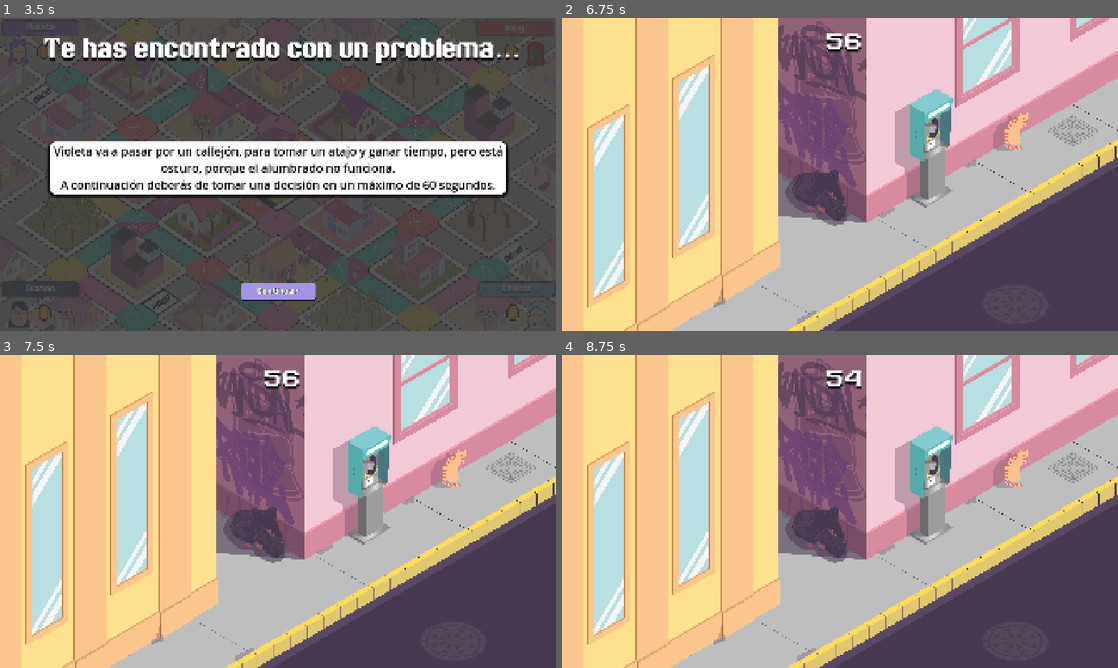
Above: before the commit, frames 1-4 (two rows, left to right).
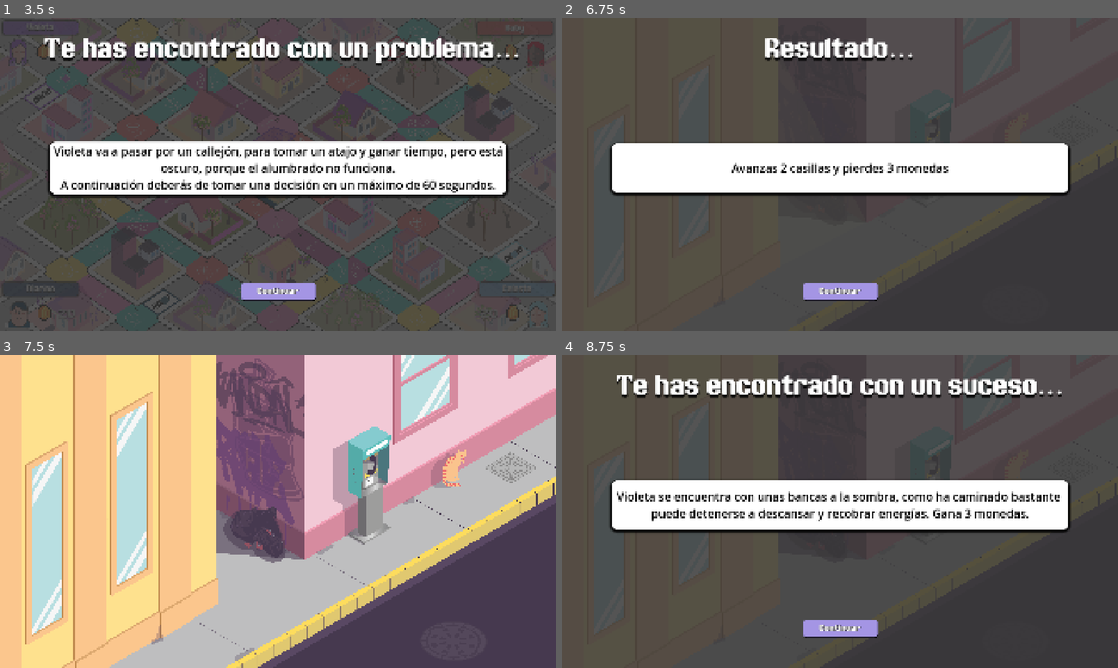
Above: after the commit, the same moments.

Repository: AleML1024/Ciudad-Magenta
Game: Godot game, scene res://scenes/MainMenu.tscn
Two runs of this game, one before a commit and one after it. Both use one fixed random seed, a clock stepped at 60 frames per second and the inputs below.
Inputs (mouse positions are in pixels of both pictures, inside the frame that each line leads up to):
- Up to frame 1 (3.5 s): click "Jugar" at 0.5 s; click "Comenzar" at 1.25 s; click "Continuar" at 2 s; move the mouse to (400, 158) at 2.77 s; click (400, 158) at 2.92 s
- Up to frame 2 (6.75 s): click "Continuar" at 3.5 s; click (678, 155) at 4.27 s; tap Enter at 5 s; move the mouse to (728, 190) at 5.02 s; click (728, 190) at 5.17 s; move the mouse to (895, 105) at 5.77 s; click (895, 105) at 5.92 s; tap Space at 6.5 s; move the mouse to (812, 237) at 6.52 s; click (812, 237) at 6.67 s
- Up to frame 3 (7.5 s): click (278, 627) at 7.25 s, where only the run after the commit has a clickable "Continuar"
- Up to frame 4 (8.75 s): tap Enter at 8 s; move the mouse to (1006, 558) at 8.02 s; click (1006, 558) at 8.17 s

Frame 1 is identical in both runs. In frame 2, 87% of the frame differs, in the area x 0-100%, y 0-100%; in frame 3, 0.3%; in frame 4, 87%.

Commit message:
Escena de decisiones con ilustraciones implementada. Bug pendiente sobre indices de resultados en relación a la opción

Diff:
--- a/scenes/IllustratedDecisionScreen.tscn
+++ b/scenes/IllustratedDecisionScreen.tscn
@@ -20,19 +20,12 @@
 anchor_bottom = 1.0
 grow_horizontal = 2
 grow_vertical = 2
+mouse_filter = 2
 metadata/_edit_lock_ = true
 
-[node name="Background" type="TextureRect" parent="Control"]
-layout_mode = 1
-anchors_preset = 15
-anchor_right = 1.0
-anchor_bottom = 1.0
-grow_horizontal = 2
-grow_vertical = 2
+[node name="DecisionContainer" type="Control" parent="Control"]
+anchors_preset = 0
 mouse_filter = 2
-expand_mode = 3
-
-[node name="Hotspots" type="Node" parent="Control"]
 
 [node name="Timer" type="Timer" parent="Control"]
 wait_time = 60.0
--- /dev/null
+++ b/scenes/decisions/V_D_1.tscn
@@ -0,0 +1,173 @@
+[gd_scene load_steps=8 format=3 uid="uid://cubes54w6e1c3"]
+
+[ext_resource type="Script" uid="uid://csxvn7j1ojcg1" path="res://scripts/ui/illustrated_decision.gd" id="1_gmeyq"]
+[ext_resource type="Texture2D" uid="uid://dtjs1vhf76iob" path="res://assets/backgrounds/decisions/V_D_1.png" id="1_sdvyk"]
+[ext_resource type="Script" uid="uid://iagumhxcwm2s" path="res://scripts/ui/hotspot.gd" id="2_sdvyk"]
+[ext_resource type="FontFile" uid="uid://bquy73w767mk1" path="res://assets/fonts/PublicPixel-rv0pA.ttf" id="3_n5k2h"]
+
+[sub_resource type="StyleBoxFlat" id="StyleBoxFlat_miypx"]
+bg_color = Color(0.33004424, 0.35801113, 0.39911515, 0.43529412)
+corner_radius_top_left = 10
+corner_radius_top_right = 10
+corner_radius_bottom_right = 10
+corner_radius_bottom_left = 10
+
+[sub_resource type="LabelSettings" id="LabelSettings_miypx"]
+font = ExtResource("3_n5k2h")
+font_size = 9
+
+[sub_resource type="LabelSettings" id="LabelSettings_lsugr"]
+font = ExtResource("3_n5k2h")
+font_size = 64
+shadow_size = 0
+shadow_color = Color(0, 0, 0, 1)
+shadow_offset = Vector2(1, 9.225)
+
+[node name="V_D_1" type="CanvasLayer"]
+script = ExtResource("1_gmeyq")
+
+[node name="Control" type="Control" parent="."]
+layout_mode = 3
+anchors_preset = 15
+anchor_right = 1.0
+anchor_bottom = 1.0
+grow_horizontal = 2
+grow_vertical = 2
+mouse_filter = 2
+
+[node name="Background" type="TextureRect" parent="Control"]
+layout_mode = 1
+anchors_preset = 15
+anchor_right = 1.0
+anchor_bottom = 1.0
+offset_left = -0.09893799
+offset_right = 0.09887695
+grow_horizontal = 2
+grow_vertical = 2
+mouse_filter = 2
+texture = ExtResource("1_sdvyk")
+expand_mode = 3
+
+[node name="Hotspots" type="Node" parent="Control"]
+
+[node name="Hotspot1" type="Area2D" parent="Control/Hotspots"]
+script = ExtResource("2_sdvyk")
+
+[node name="CollisionPolygon2D" type="CollisionPolygon2D" parent="Control/Hotspots/Hotspot1"]
+position = Vector2(1, 2)
+polygon = PackedVector2Array(754, 855, 1051, 705, 749, 120, 749, 766, 754, 768)
+
+[node name="Highlight" type="Polygon2D" parent="Control/Hotspots/Hotspot1"]
+visible = false
+
+[node name="InfoPanel" type="Panel" parent="Control/Hotspots/Hotspot1"]
+visible = false
+offset_left = 781.0
+offset_top = 431.0
+offset_right = 959.0
+offset_bottom = 526.0
+mouse_filter = 2
+theme_override_styles/panel = SubResource("StyleBoxFlat_miypx")
+
+[node name="Label" type="Label" parent="Control/Hotspots/Hotspot1/InfoPanel"]
+layout_mode = 1
+anchors_preset = 15
+anchor_right = 1.0
+anchor_bottom = 1.0
+grow_horizontal = 2
+grow_vertical = 2
+text = "Seguir por ese camino aunque esté oscuro"
+label_settings = SubResource("LabelSettings_miypx")
+horizontal_alignment = 1
+vertical_alignment = 1
+autowrap_mode = 3
+
+[node name="Hotspot2" type="Area2D" parent="Control/Hotspots"]
+script = ExtResource("2_sdvyk")
+
+[node name="CollisionPolygon2D" type="CollisionPolygon2D" parent="Control/Hotspots/Hotspot2"]
+polygon = PackedVector2Array(1920, 417, 1776, 500, 1608, 387, 1705, 1, 1920, 0)
+
+[node name="Highlight" type="Polygon2D" parent="Control/Hotspots/Hotspot2"]
+visible = false
+
+[node name="InfoPanel" type="Panel" parent="Control/Hotspots/Hotspot2"]
+visible = false
+offset_left = 1709.0
+offset_top = 173.0
+offset_right = 1887.0
+offset_bottom = 268.0
+mouse_filter = 2
+theme_override_styles/panel = SubResource("StyleBoxFlat_miypx")
+
+[node name="Label" type="Label" parent="Control/Hotspots/Hotspot2/InfoPanel"]
+layout_mode = 1
+anchors_preset = 15
+anchor_right = 1.0
+anchor_bottom = 1.0
+grow_horizontal = 2
+grow_vertical = 2
+text = "Irse por el camino más largo"
+label_settings = SubResource("LabelSettings_miypx")
+horizontal_alignment = 1
+vertical_alignment = 1
+autowrap_mode = 3
+
+[node name="Hotspot3" type="Area2D" parent="Control/Hotspots"]
+script = ExtResource("2_sdvyk")
+
+[node name="CollisionPolygon2D" type="CollisionPolygon2D" parent="Control/Hotspots/Hotspot3"]
+polygon = PackedVector2Array(1256, 652, 1349, 598, 1349, 592, 1321, 578, 1321, 452, 1339, 442, 1349, 277, 1293, 245, 1199, 297, 1200, 470, 1233, 489, 1234, 596, 1201, 615, 1201, 621)
+
+[node name="Highlight" type="Polygon2D" parent="Control/Hotspots/Hotspot3"]
+visible = false
+polygon = PackedVector2Array(1256, 652, 1349, 598, 1349, 592, 1321, 578, 1321, 452, 1339, 442, 1349, 277, 1293, 245, 1199, 297, 1200, 470, 1233, 489, 1234, 596, 1201, 615, 1201, 621)
+
+[node name="InfoPanel" type="Panel" parent="Control/Hotspots/Hotspot3"]
+visible = false
+offset_left = 1185.0
+offset_top = 334.0
+offset_right = 1363.0
+offset_bottom = 429.0
+mouse_filter = 2
+theme_override_styles/panel = SubResource("StyleBoxFlat_miypx")
+
+[node name="Label" type="Label" parent="Control/Hotspots/Hotspot3/InfoPanel"]
+layout_mode = 1
+anchors_preset = 15
+anchor_right = 1.0
+anchor_bottom = 1.0
+grow_horizontal = 2
+grow_vertical = 2
+text = "Reportar el fallo en el tendido eléctrico y la municipalidad lo soluciona"
+label_settings = SubResource("LabelSettings_miypx")
+horizontal_alignment = 1
+vertical_alignment = 1
+autowrap_mode = 3
+
+[node name="Timer" type="Timer" parent="."]
+wait_time = 60.0
+
+[node name="Label" type="Label" parent="Timer"]
+visible = false
+anchors_preset = -1
+anchor_left = 0.47500002
+anchor_top = 0.041
+anchor_right = 0.54200006
+anchor_bottom = 0.115
+offset_left = -6.1035156e-05
+offset_top = -0.2800026
+offset_right = 3.3598633
+offset_bottom = 8.799995
+text = "60"
+label_settings = SubResource("LabelSettings_lsugr")
+
+[connection signal="input_event" from="Control/Hotspots/Hotspot1" to="Control/Hotspots/Hotspot1" method="_on_input_event"]
+[connection signal="mouse_entered" from="Control/Hotspots/Hotspot1" to="Control/Hotspots/Hotspot1" method="_on_mouse_entered"]
+[connection signal="mouse_exited" from="Control/Hotspots/Hotspot1" to="Control/Hotspots/Hotspot1" method="_on_mouse_exited"]
+[connection signal="input_event" from="Control/Hotspots/Hotspot2" to="Control/Hotspots/Hotspot2" method="_on_input_event"]
+[connection signal="mouse_entered" from="Control/Hotspots/Hotspot2" to="Control/Hotspots/Hotspot2" method="_on_mouse_entered"]
+[connection signal="mouse_exited" from="Control/Hotspots/Hotspot2" to="Control/Hotspots/Hotspot2" method="_on_mouse_exited"]
+[connection signal="input_event" from="Control/Hotspots/Hotspot3" to="Control/Hotspots/Hotspot3" method="_on_input_event"]
+[connection signal="mouse_entered" from="Control/Hotspots/Hotspot3" to="Control/Hotspots/Hotspot3" method="_on_mouse_entered"]
+[connection signal="mouse_exited" from="Control/Hotspots/Hotspot3" to="Control/Hotspots/Hotspot3" method="_on_mouse_exited"]
--- a/scripts/managers/card_manager.gd
+++ b/scripts/managers/card_manager.gd
@@ -57,7 +57,7 @@
 				"id": "V_D_1",
 				"text": "Violeta va a pasar por un callejón, para tomar un atajo y ganar tiempo, pero está oscuro, porque el alumbrado no funciona.
 							A continuación deberás de tomar una decisión en un máximo de 60 segundos.",
-				"image": "res://assets/backgrounds/V_D_1.png",
+				"illustrated_scene": "res://scenes/decisions/V_D_1.tscn",
 				"options" : [
 					{
 						"text": "Seguir por ese camino aunque esté oscuro.",
@@ -72,41 +72,6 @@
 						"result": { "text": "Avanzas 1 casilla y ganas 3 monedas", "coins": 3, "move": 1}
 					}
 				],
-				"hotspots": [
-					{
-						"polygon": [
-							Vector2(2755.099, 856.0),
-							Vector2(1051.099, 707.0),
-							Vector2(750.099, 258.0),
-						]
-					},
-					{
-						"polygon": [
-							Vector2(1807.099, 480.0),
-							Vector2(1652.099, 358.0),
-							Vector2(1921.099, 0.0),
-							Vector2(1919.099, 415.0),
-						]
-					},
-					{
-						"polygon": [
-							Vector2(1201.099, 614.0),
-							Vector2(1201.099, 620.0),
-							Vector2(1255.099, 652.0),
-							Vector2(1348.099, 599.0),
-							Vector2(1348.099, 593.0),
-							Vector2(1321.099,577.0),
-							Vector2(1321.099,452.0),
-							Vector2(1340.099,441.0),
-							Vector2(1349.099,277.0),
-							Vector2(1293.099,244.0),
-							Vector2(1199.099,298.0),
-							Vector2(1201.099,470.0),
-							Vector2(1233.099,488.0),
-							Vector2(1233.099,596.0)
-						]
-					},
-				]
 			},
 
 		]
--- a/scripts/managers/game_manager.gd
+++ b/scripts/managers/game_manager.gd
@@ -172,13 +172,14 @@
 
 func _on_problem_continue():
 	$TextScreen.visible = false
-	$DecisionOptionsScreen.visible = true
 
 	var player = players[current_player_index]
 	var card = player.pending_decision_card
-	if card.has("image"):
+
+	if card.has("illustrated_scene"):
 		show_illustrated_decision(card)
 	else:
+		$DecisionOptionsScreen.visible = true
 		decision_options_ui.show_decision(card)
 
 func show_illustrated_decision(card):
--- a/scripts/ui/hotspot.gd
+++ b/scripts/ui/hotspot.gd
@@ -2,29 +2,79 @@
 
 signal option_clicked(index)
 
-@export var option_index = 0
+@export var option_index: int = 0
+
+@onready var highlight = $Highlight
+@onready var info_panel = $InfoPanel
+@onready var info_label = $InfoPanel/Label
+
+var highlight_tween: Tween
+
 
 func _ready():
-	print("Hotspot listo")
+	mouse_entered.connect(_on_mouse_entered)
+	mouse_exited.connect(_on_mouse_exited)
+	input_event.connect(_on_input_event)
+
+	highlight.polygon = $CollisionPolygon2D.polygon
 	input_pickable = true
 
-func set_polygon(points):
-	$CollisionPolygon2D.polygon = points
-	$Highlight.polygon = points
+	highlight.visible = false
+	info_panel.visible = false
 
-	print("Puntos:", points.size())
-	print("Collision:", $CollisionPolygon2D.polygon)
+	highlight.color = Color(1.0, 1.0, 0.711, 0.0)
+
 
 func _on_mouse_entered():
-	print("ENTER", option_index)
-	$Highlight.visible = true
+	highlight.visible = true
+	info_panel.visible = true
+
+	if highlight_tween:
+		highlight_tween.kill()
+
+	highlight_tween = create_tween()
+	highlight_tween.set_trans(Tween.TRANS_SINE)
+	highlight_tween.set_ease(Tween.EASE_IN_OUT)
+
+	highlight_tween.tween_property(
+		highlight,
+		"color:a",
+		0.22,
+		0.25
+	)
+
+	highlight_tween.tween_property(
+		highlight,
+		"color:a",
+		0.10,
+		0.5
+	)
+
+	highlight_tween.set_loops()
+
 
 func _on_mouse_exited():
-	print("EXIT", option_index)
-	$Highlight.visible = false
+	if highlight_tween:
+		highlight_tween.kill()
 
-func _on_input_event(viewport: Node, event: InputEvent, shape_idx: int) -> void:
+	highlight_tween = create_tween()
+	highlight_tween.set_trans(Tween.TRANS_SINE)
+	highlight_tween.set_ease(Tween.EASE_OUT)
+
+	highlight_tween.tween_property(
+		highlight,
+		"color:a",
+		0.0,
+		0.15
+	)
+
+	await highlight_tween.finished
+
+	highlight.visible = false
+	info_panel.visible = false
+
+
+func _on_input_event(_viewport: Node, event: InputEvent, _shape_idx: int):
 	if event is InputEventMouseButton:
-		if event.pressed:
-			print("CLICK HOTSPOT", option_index)
+		if event.button_index == MOUSE_BUTTON_LEFT and event.pressed:
 			option_clicked.emit(option_index)
--- /dev/null
+++ b/scripts/ui/illustrated_decision.gd
@@ -0,0 +1,16 @@
+extends CanvasLayer
+
+signal option_selected(index)
+
+@onready var hotspots = $Control/Hotspots.get_children()
+
+
+func _ready():
+	var index = -1
+	for hotspot in hotspots:
+		hotspot.option_clicked.connect(_on_option_clicked)
+		hotspot.option_index = index+1
+
+
+func _on_option_clicked(index):
+	option_selected.emit(index)
--- a/scripts/ui/illustrated_decision_screen.gd
+++ b/scripts/ui/illustrated_decision_screen.gd
@@ -3,67 +3,49 @@
 signal option_selected(result)
 signal time_out
 
-const HOTSPOT_SCENE := preload("res://scenes/Hotspot.tscn")
+@onready var timer_label = $Control/Timer/Label
+@onready var decision_container = $Control/DecisionContainer
 
-@onready var background = $Control/Background
-@onready var hotspot_container = $Control/Hotspots
-@onready var timer_label = $Control/Timer/Label
-
-var decision_data
-var time_left = 60
-var active = false
-
-func show_decision(card):
-	decision_data = card
-	background.texture = load(card["image"])
-
-	for c in hotspot_container.get_children():
-		c.queue_free()
-
-	for i in range(card["hotspots"].size()):
-		var hotspot = HOTSPOT_SCENE.instantiate()
-
-		var texture_size = background.texture.get_size()
-		var display_size = background.size
-
-		var scale_x = display_size.x / texture_size.x
-		var scale_y = display_size.y / texture_size.y
-
-		var scaled = PackedVector2Array()
-
-		for p in card["hotspots"][i]["polygon"]:
-			scaled.append(Vector2(
-			p.x * scale_x,
-			p.y * scale_y
-		))
-		hotspot.set_polygon(card["hotspots"][i]["polygon"])
+var decision_data: Dictionary
+var time_left := 60.0
+var active := false
+var decision_scene
 
 
-		hotspot.option_index = i
-		hotspot.option_clicked.connect(_on_option_clicked)
-		hotspot_container.add_child(hotspot)
+func show_decision(card: Dictionary):
+	decision_data = card
+	time_left = 60.0
+	active = true
 
 	timer_label.visible = true
-	time_left = 60
-	active = true
-	print("Texture:", background.texture.get_size())
-	print("Background:", background.size)
 
-func _on_option_clicked(index):
+	decision_scene = load(card["illustrated_scene"]).instantiate()
+	decision_container.add_child(decision_scene)
+
+	decision_scene.option_selected.connect(_on_option_clicked)
+
+
+func _on_option_clicked(index: int):
+	if not active:
+		return
+
 	active = false
+	timer_label.visible = false
+	visible = false
+
 	var result = decision_data["options"][index]["result"]
 	option_selected.emit(result)
-	hide()
 
 
 func _process(delta):
-	if !active:
+	if not active:
 		return
 
 	time_left -= delta
-
 	timer_label.text = str(int(time_left))
 
 	if time_left <= 0:
 		active = false
+		timer_label.visible = false
+		visible = false
 		time_out.emit()
Renamed: assets/backgrounds/V_D_1.png -> assets/backgrounds/decisions/V_D_1.png
Not shown, changed: assets/backgrounds/decisions/V_D_1.png.import
Not shown, added: scripts/ui/illustrated_decision.gd.uid
